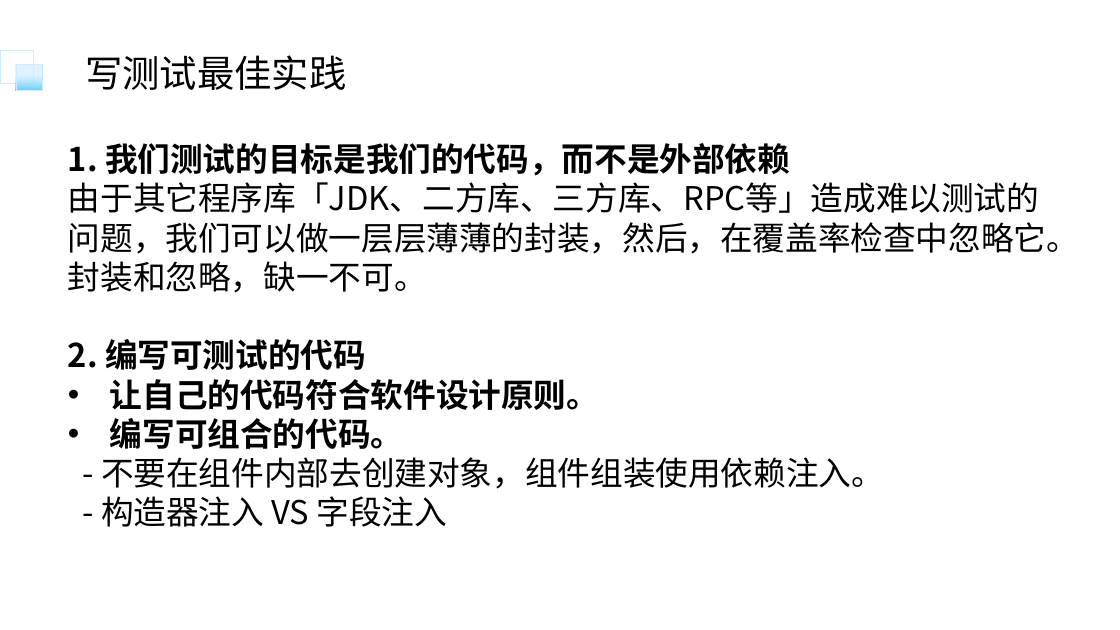
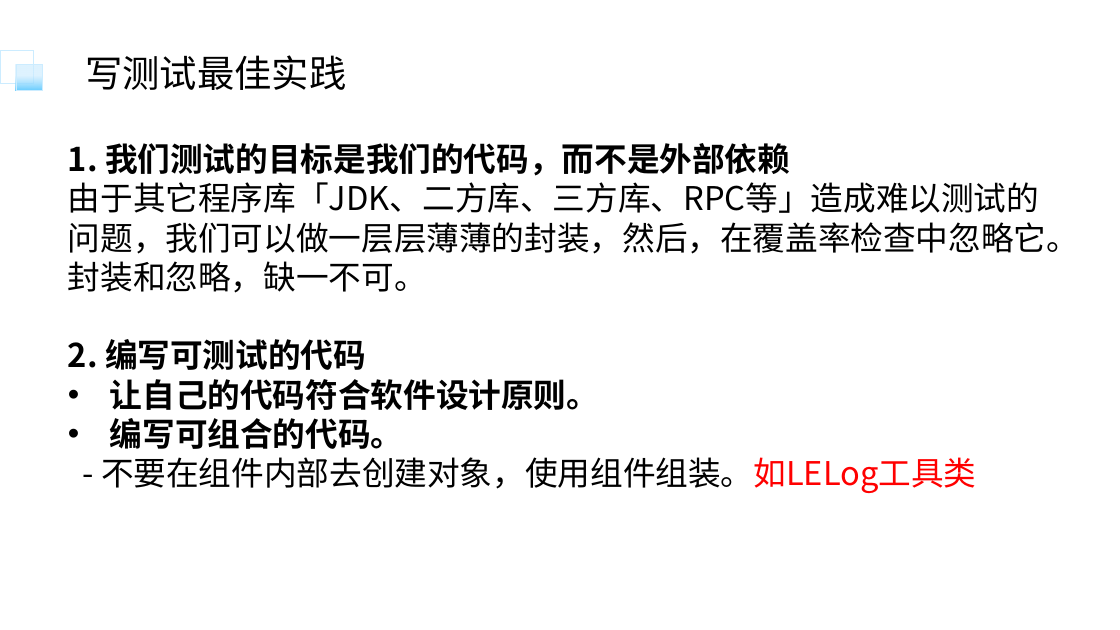
Before and after one commit to bitkylin/featureLab, a slide deck: slide 7 of learning/流程引擎断网环境下集成测试的实践/分享/流程引擎断网环境下集成测试的实践.pptx (slide 10 before the commit). Drawn at 1120x630 pixels with LibreOffice and Linux fonts; fonts in the diff are those of the drawing. Boxes give left, top, right and bottom in pixels: in the first picture for what was removed or moved away, otherwise in the second. Text is boxed around its words. In the diff, an @@ line names an element or a change of style, - is before the commit and + after.

```diff
--- a/learning/流程引擎断网环境下集成测试的实践/分享/流程引擎断网环境下集成测试的实践.pptx
+++ b/learning/流程引擎断网环境下集成测试的实践/分享/流程引擎断网环境下集成测试的实践.pptx
@@ text at (x1=101, y1=457, x2=976, y2=493): text changed @@
-- 不要在组件内部去创建对象，组件组装使用依赖注入。
-- 构造器注入 VS 字段注入
+- 不要在组件内部去创建对象，使用组件组装。如LELog工具类
```
Also in this commit, not shown: 8 other slides changed, 2 slides added, 3 slides removed, 5 other files.
